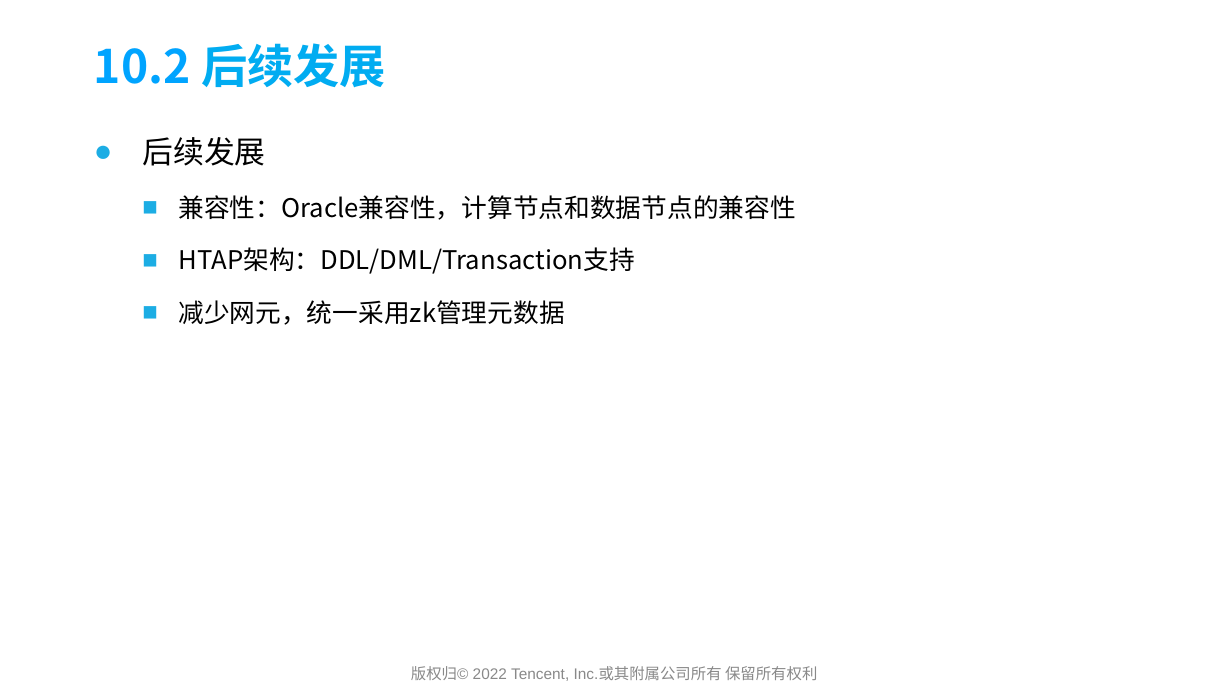
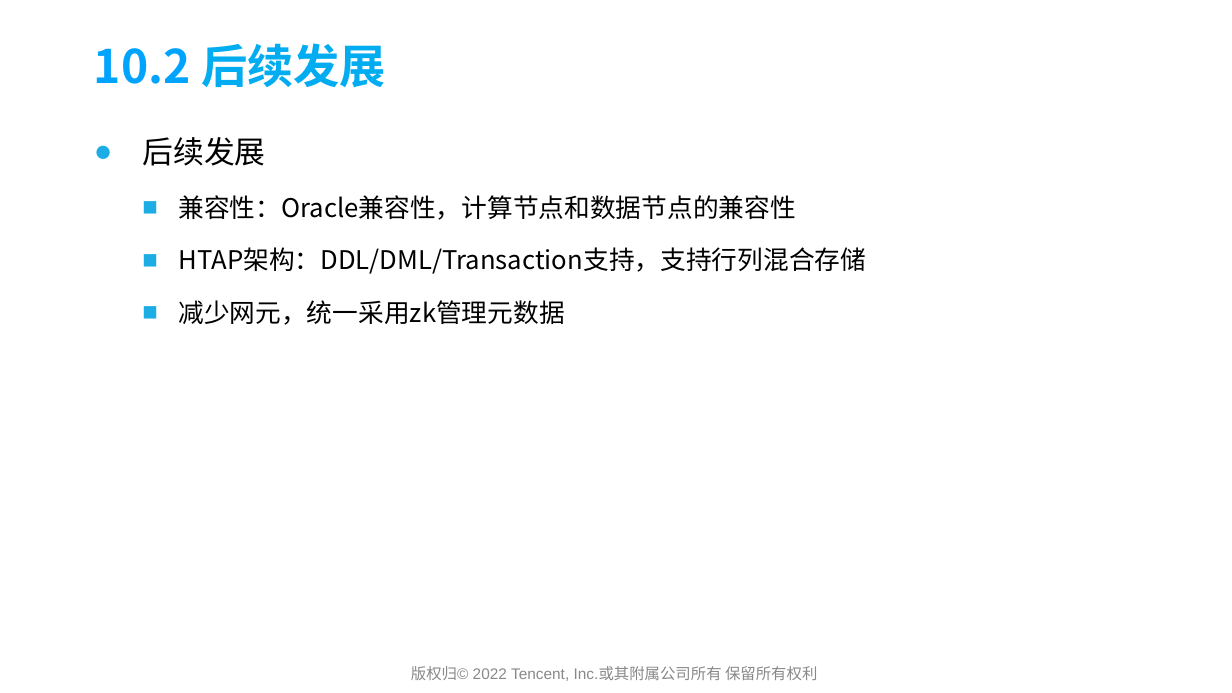
Before and after one commit to yedushusheng/mysql-learning, a slide deck: slide 55 of 28. OLTP/GoldenDB产品简介及架构解析.pptx. Drawn at 1232x693 pixels with LibreOffice and Linux fonts; fonts in the diff are those of the drawing; background and template pictures are left out. Boxes give left, top, right and bottom in pixels: in the first picture for what was removed or moved away, otherwise in the second. Text is boxed around its words. In the diff, an @@ line names an element or a change of style, - is before the commit and + after.

```diff
--- a/28. OLTP/GoldenDB产品简介及架构解析.pptx
+++ b/28. OLTP/GoldenDB产品简介及架构解析.pptx
@@ text at [178,247,866,274]: text changed @@
-  ■ HTAP架构：DDL/DML/Transaction支持
+  ■ HTAP架构：DDL/DML/Transaction支持，支持行列混合存储
```
Also in this commit, not shown: 1 other slide changed.
